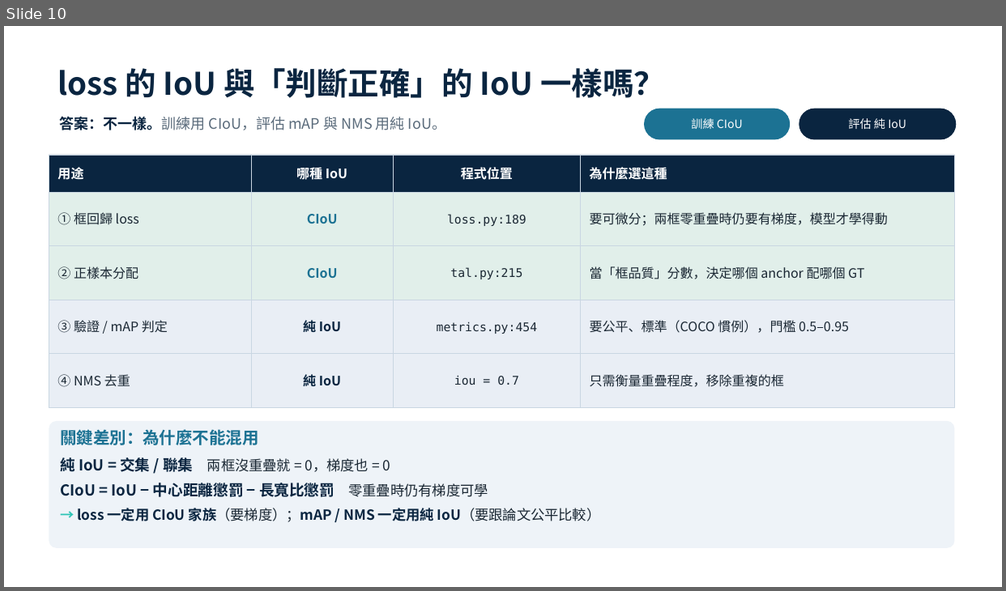
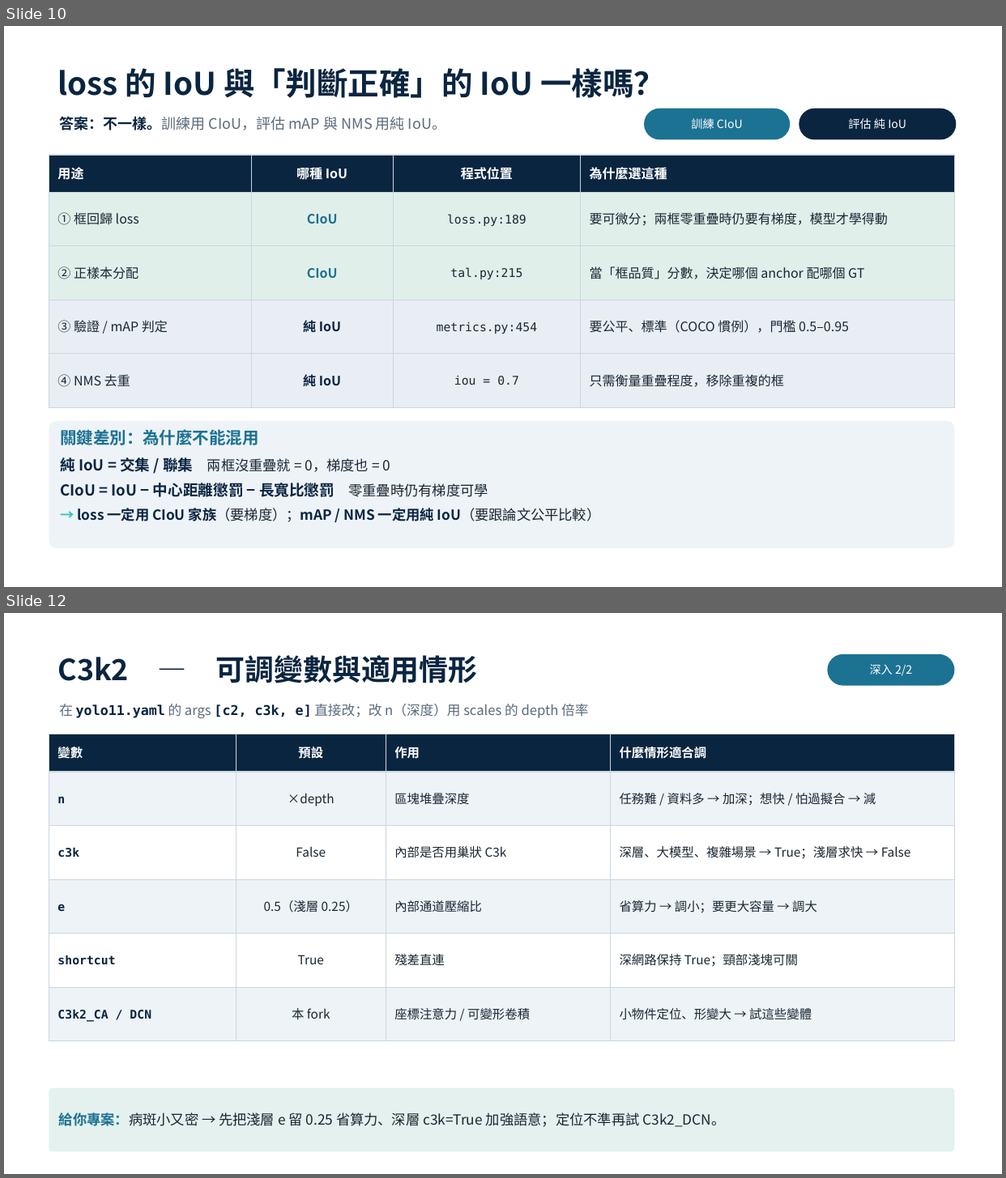
Before and after one commit to dolphineric/yolo11, a slide deck: docs/yolo11_modules.pptx. Shown one above the other, each under a label of ours: slide 10 before the commit, slides 10 and 12 after it; the slides between them are not shown. The pictures are 1006x591 and 1006x1178 pixels, drawn with LibreOffice and Linux fonts; fonts in the diff are those of the drawing. Boxes give left, top, right and bottom in pixels: in the first picture for what was removed or moved away, otherwise in the second. Text is boxed around its words. In the diff, an @@ line names an element or a change of style, - is before the commit and + after.

```diff
--- a/docs/yolo11_modules.pptx
+++ b/docs/yolo11_modules.pptx
@@ slide 12 added at box(4, 613, 1002, 1174), background #FFFFFF @@
@@ text added at box(57, 655, 478, 683), 28 pt, text #0A2540, bold @@
+C3k2 — 可調變數與適用情形
@@ rounded rectangle added at box(828, 654, 955, 686), fill #1C7293, 11 pt, text #FFFFFF @@
+深入 2/2
@@ text added at box(59, 704, 588, 718), 13 pt, text #5A6B7B @@
+在 yolo11.yaml 的 args [c2, c3k, e] 直接改；改 n（深度）用 scales 的 depth 倍率
@@ rectangle added at box(49, 735, 236, 772), fill #0A2540, outline #C9D6E2 0.5 pt, 12 pt, text #FFFFFF, bold @@
+變數
@@ rectangle added at box(236, 735, 386, 772), fill #0A2540, outline #C9D6E2 0.5 pt, 12 pt, text #FFFFFF, bold @@
+預設
@@ rectangle added at box(386, 735, 611, 772), fill #0A2540, outline #C9D6E2 0.5 pt, 12 pt, text #FFFFFF, bold @@
+作用
@@ rectangle added at box(611, 735, 955, 772), fill #0A2540, outline #C9D6E2 0.5 pt, 12 pt, text #FFFFFF, bold @@
+什麼情形適合調
@@ rectangle added at box(49, 772, 236, 825), fill #EEF3F8, outline #C9D6E2 0.5 pt, 11.5 pt, text #0A2540, bold @@
+n
@@ rectangle added at box(236, 772, 386, 825), fill #EEF3F8, outline #C9D6E2 0.5 pt, 12 pt, text #1A2733 @@
+×depth
@@ rectangle added at box(386, 772, 611, 825), fill #EEF3F8, outline #C9D6E2 0.5 pt, 12 pt, text #1A2733 @@
+區塊堆疊深度
@@ rectangle added at box(611, 772, 955, 825), fill #EEF3F8, outline #C9D6E2 0.5 pt, 12 pt, text #1A2733 @@
+任務難 / 資料多 → 加深；想快 / 怕過擬合 → 減
@@ rectangle added at box(49, 825, 236, 879), fill #FFFFFF, outline #C9D6E2 0.5 pt, 11.5 pt, text #0A2540, bold @@
+c3k
@@ rectangle added at box(236, 825, 386, 879), fill #FFFFFF, outline #C9D6E2 0.5 pt, 12 pt, text #1A2733 @@
+False
@@ rectangle added at box(386, 825, 611, 879), fill #FFFFFF, outline #C9D6E2 0.5 pt, 12 pt, text #1A2733 @@
+內部是否用巢狀 C3k
@@ rectangle added at box(611, 825, 955, 879), fill #FFFFFF, outline #C9D6E2 0.5 pt, 12 pt, text #1A2733 @@
+深層、大模型、複雜場景 → True；淺層求快 → False
@@ rectangle added at box(49, 879, 236, 934), fill #EEF3F8, outline #C9D6E2 0.5 pt, 11.5 pt, text #0A2540, bold @@
+e
@@ rectangle added at box(236, 879, 386, 934), fill #EEF3F8, outline #C9D6E2 0.5 pt, 12 pt, text #1A2733 @@
+0.5（淺層 0.25）
@@ rectangle added at box(386, 879, 611, 934), fill #EEF3F8, outline #C9D6E2 0.5 pt, 12 pt, text #1A2733 @@
+內部通道壓縮比
@@ rectangle added at box(611, 879, 955, 934), fill #EEF3F8, outline #C9D6E2 0.5 pt, 12 pt, text #1A2733 @@
+省算力 → 調小；要更大容量 → 調大
@@ rectangle added at box(49, 934, 236, 987), fill #FFFFFF, outline #C9D6E2 0.5 pt, 11.5 pt, text #0A2540, bold @@
+shortcut
@@ rectangle added at box(236, 934, 386, 987), fill #FFFFFF, outline #C9D6E2 0.5 pt, 12 pt, text #1A2733 @@
+True
@@ rectangle added at box(386, 934, 611, 987), fill #FFFFFF, outline #C9D6E2 0.5 pt, 12 pt, text #1A2733 @@
+殘差直連
@@ rectangle added at box(611, 934, 955, 987), fill #FFFFFF, outline #C9D6E2 0.5 pt, 12 pt, text #1A2733 @@
+深網路保持 True；頸部淺塊可關
@@ rectangle added at box(49, 987, 236, 1041), fill #EEF3F8, outline #C9D6E2 0.5 pt, 11.5 pt, text #0A2540, bold @@
+C3k2_CA / DCN
@@ rectangle added at box(236, 987, 386, 1041), fill #EEF3F8, outline #C9D6E2 0.5 pt, 12 pt, text #1A2733 @@
+本 fork
@@ rectangle added at box(386, 987, 611, 1041), fill #EEF3F8, outline #C9D6E2 0.5 pt, 12 pt, text #1A2733 @@
+座標注意力 / 可變形卷積
@@ rectangle added at box(611, 987, 955, 1041), fill #EEF3F8, outline #C9D6E2 0.5 pt, 12 pt, text #1A2733 @@
+小物件定位、形變大 → 試這些變體
@@ rounded rectangle added at box(49, 1088, 955, 1152), fill #E4F1EE, 13.5 pt, text #1A2733 @@
+給你專案：病斑小又密 → 先把淺層 e 留 0.25 省算力、深層 c3k=True 加強語意；定位不準再試 C3k2_DCN。
```
Also in this commit, not shown: 3 other slides added, 1 other file.
